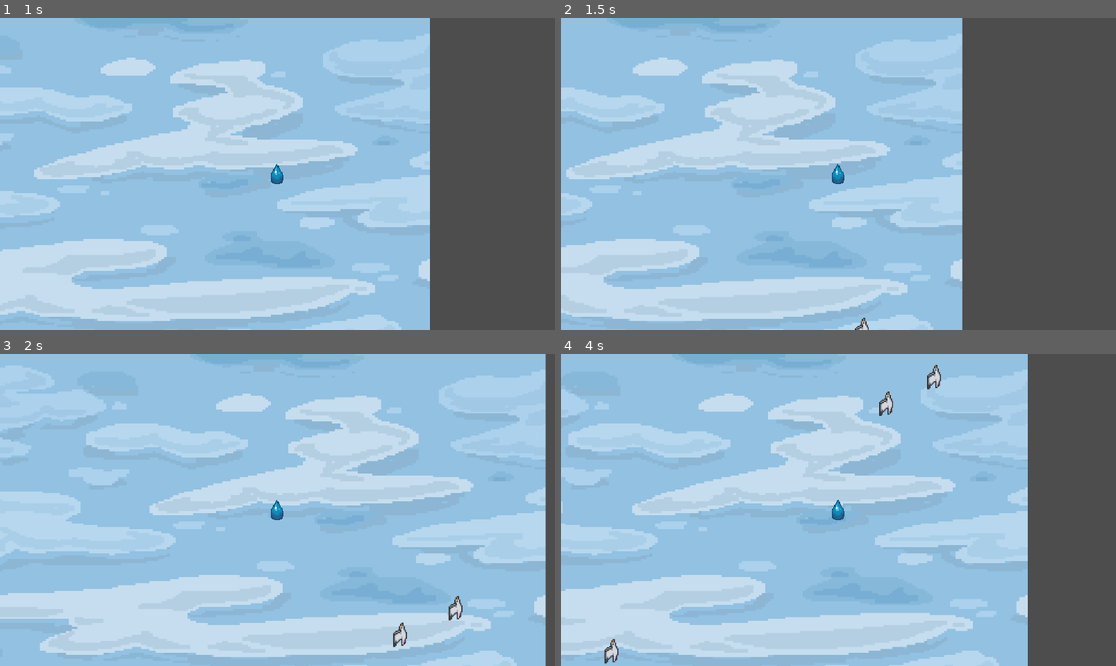
Above: before the commit, frames 1-4 (two rows, left to right).
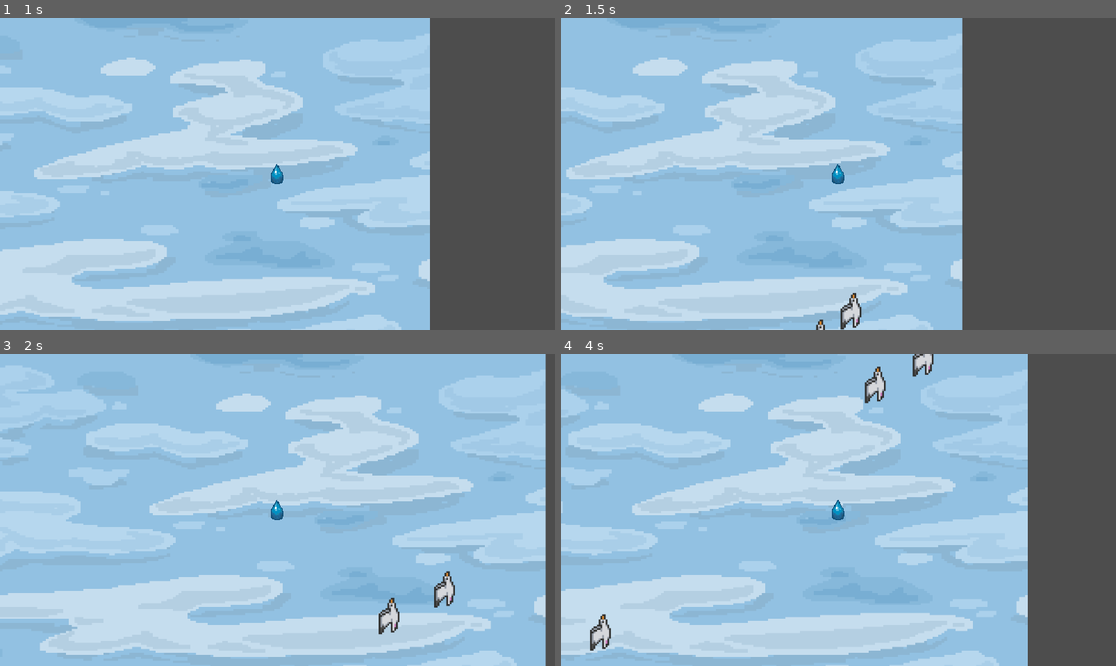
Above: after the commit, the same moments.

Repository: zgaskar/GameJam
Game: Godot game, scene res://Script/level.tscn
The game is run twice, just before and just after one commit, with the same random seed, the same clock (stepped at 60 frames per second) and the same inputs.
Inputs:
- Up to frame 1 (1 s): tap Enter at 0.5 s; hold Right (ui_right) from 0.53 s (still down)
- Up to frame 2 (1.5 s): release Right (ui_right) at 1.28 s; hold Left (ui_left) from 1.28 s (still down)
- Up to frame 3 (2 s): keep holding Left (ui_left)
- Up to frame 4 (4 s): release Left (ui_left) at 2.03 s; hold Right (ui_right) 2.03-3.53 s; hold Left (ui_left) from 3.53 s (still down)

Frame 1 is identical in both runs. In frame 2, 0.4% of the frame differs, in the area x 45-56%, y 87-100%; in frame 3, 0.8%; in frame 4, 1.1%, in the area x 5-69%, y 0-100%.

Commit message:
Update seagull.tscn

Diff:
--- a/Script/seagull.tscn
+++ b/Script/seagull.tscn
@@ -148,6 +148,7 @@
 
 [node name="Seagull" type="AnimatedSprite2D" unique_id=589119909]
 rotation = -1.5707964
+scale = Vector2(1.5, 1.5)
 sprite_frames = SubResource("SpriteFrames_16g43")
 animation = &"flipped"
 autoplay = "flipped"
@@ -159,8 +160,9 @@
 
 [node name="CollisionShape2D" type="CollisionShape2D" parent="Area2D" unique_id=586313809]
 texture_filter = 1
-position = Vector2(-193, 55)
+position = Vector2(129.33334, -76)
 shape = SubResource("RectangleShape2D_k5nhv")
+metadata/_edit_lock_ = true
 
 [node name="Timer" type="Timer" parent="." unique_id=1434229383]
 
